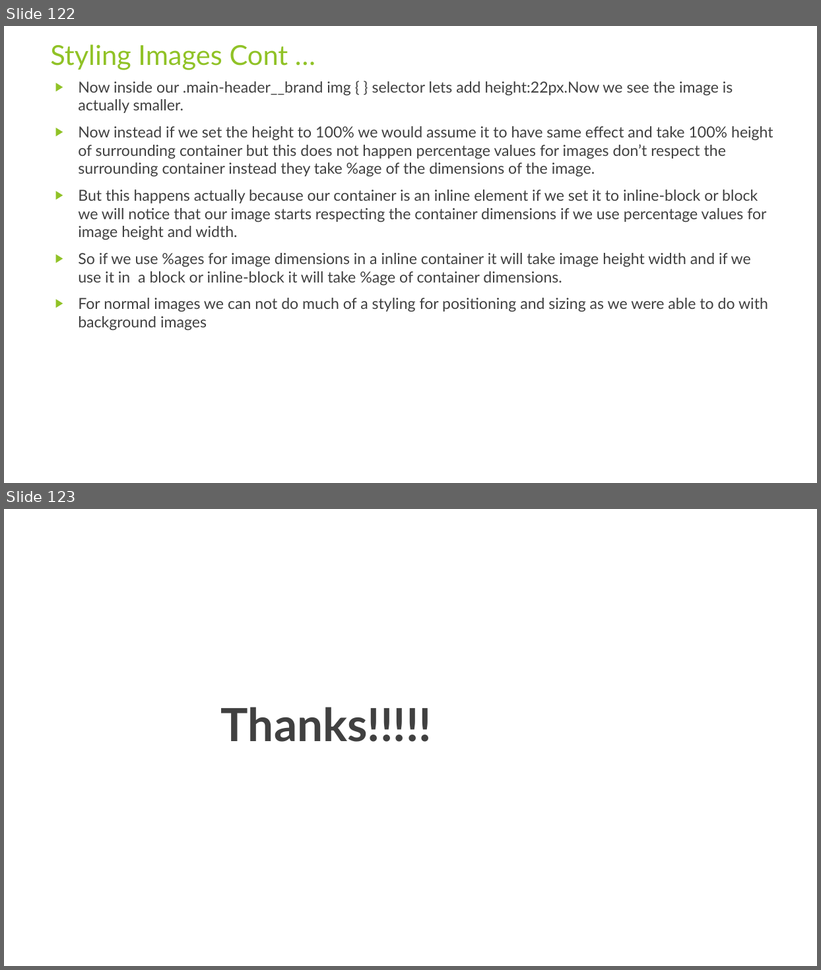
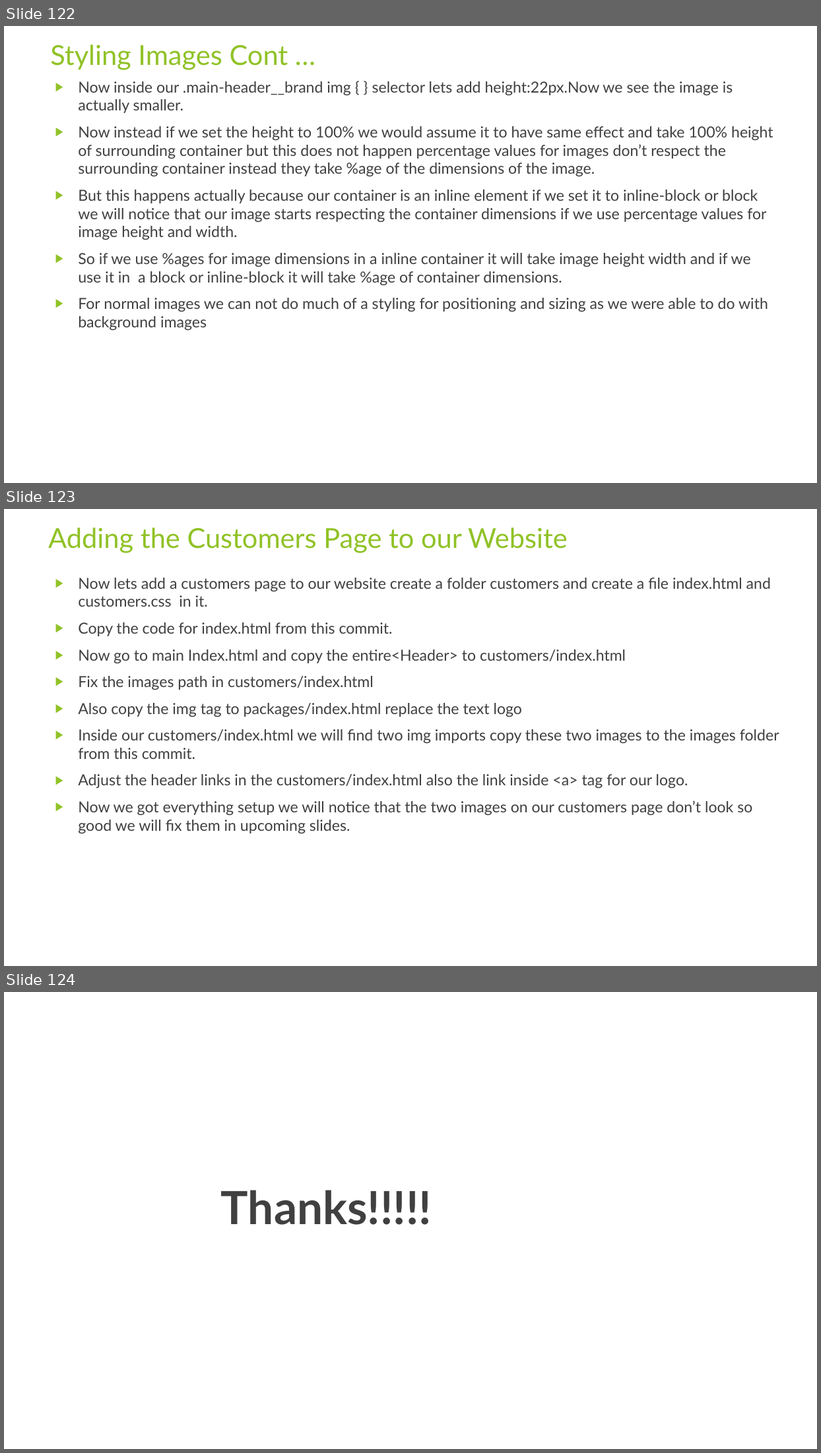
Before and after one commit to rudhrainfogain/CSS, a slide deck: PPT/Css-v7.pptx. Shown one above the other, each under a label of ours: slides 122 and 123 before the commit, slides 122, 123 and 124 after it. The pictures are 821x970 and 821x1453 pixels, drawn with LibreOffice and Linux fonts; fonts in the diff are those of the drawing. Boxes give left, top, right and bottom in pixels: in the first picture for what was removed or moved away, otherwise in the second. Text is boxed around its words. In the diff, an @@ line names an element or a change of style, - is before the commit and + after.

Commit message:
AddingCustomers

```diff
--- a/PPT/Css-v7.pptx
+++ b/PPT/Css-v7.pptx
@@ slide 123 added at [4,509,817,966], background #FFFFFF @@
@@ title added at [48,527,568,553], 32.4 pt, text #90C226 @@
+Adding the Customers Page to our Website
@@ text added at [78,578,780,834], 18 pt, text #404040 @@
+▶ Now lets add a customers page to our website create a folder customers and create a file index.html and customers.css in it.
+▶ Copy the code for index.html from this commit.
+▶ Now go to main Index.html and copy the entire<Header> to customers/index.html
+▶ Fix the images path in customers/index.html
+▶ Also copy the img tag to packages/index.html replace the text logo
+▶ Inside our customers/index.html we will find two img imports copy these two images to the images folder from this commit.
+▶ Adjust the header links in the customers/index.html also the link inside <a> tag for our logo.
+▶ Now we got everything setup we will notice that the two images on our customers page don’t look so good we will fix them in upcoming slides.
@@ what was slide 123 is now slide 124 @@
```
Also in this commit, not shown: 6 other files.
